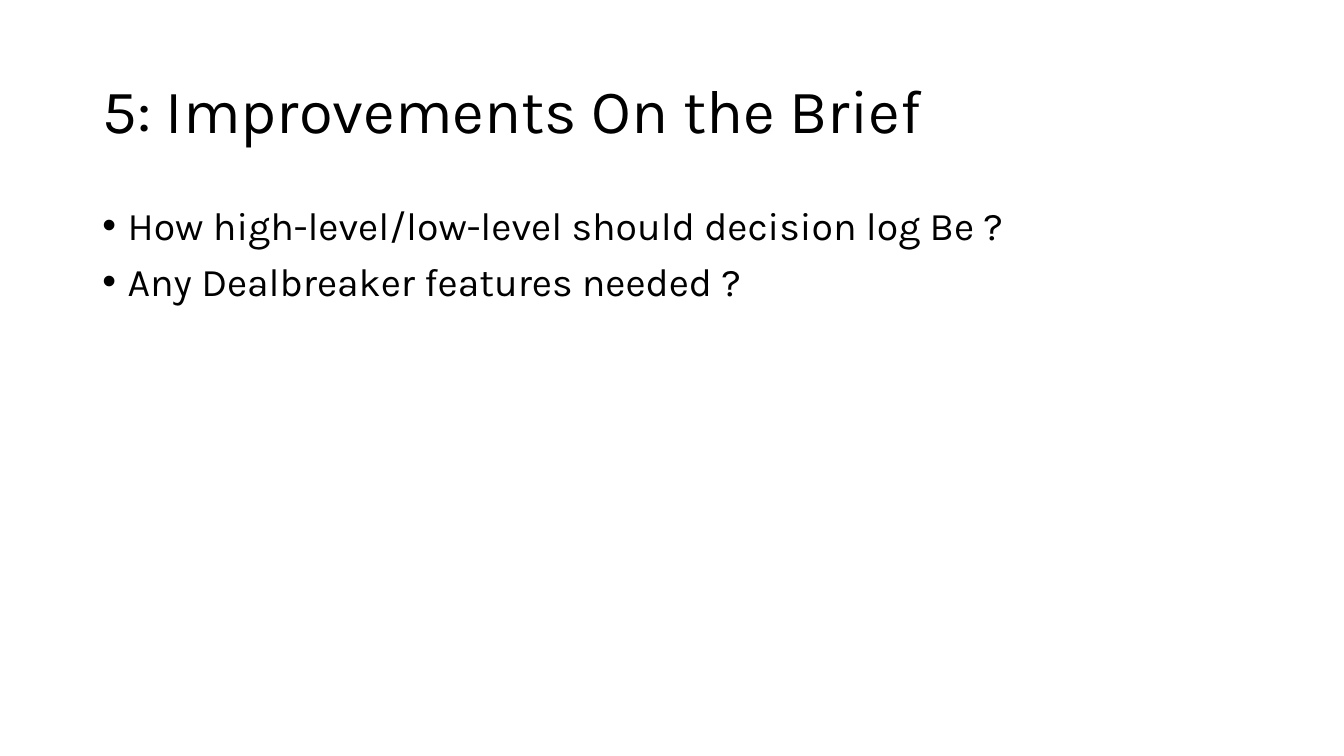
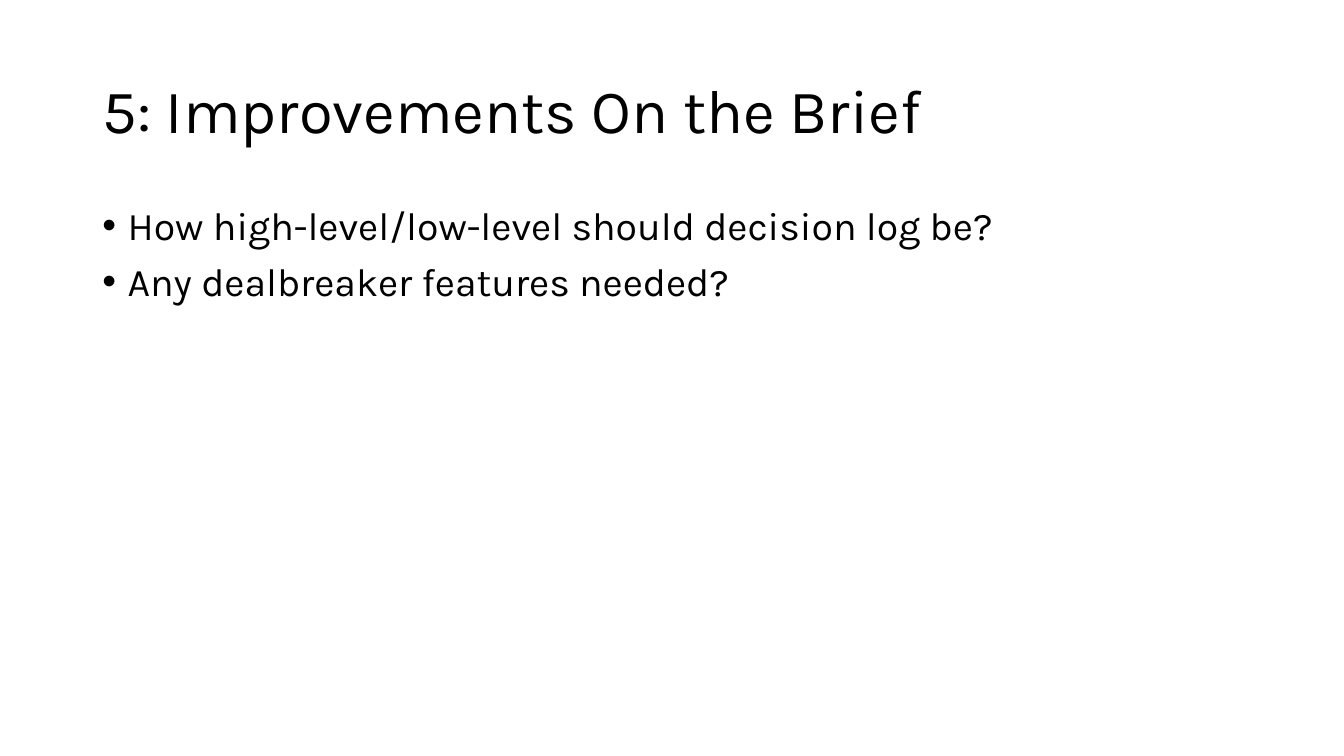
Before and after one commit to Arvin132/SS_takehome, a slide deck: slide 9 of Swish Solar Take home assessment, Interview stage.pptx. Drawn at 1344x756 pixels with LibreOffice and Linux fonts; fonts in the diff are those of the drawing. Boxes give left, top, right and bottom in pixels: in the first picture for what was removed or moved away, otherwise in the second. Text is boxed around its words. In the diff, an @@ line names an element or a change of style, - is before the commit and + after.

```diff
--- a/Swish Solar Take home assessment, Interview stage.pptx
+++ b/Swish Solar Take home assessment, Interview stage.pptx
@@ text at [128,211,993,306]: text changed @@
-• How high-level/low-level should decision log Be ?
-• Any Dealbreaker features needed ?
+• How high-level/low-level should decision log be?
+• Any dealbreaker features needed?
```
Also in this commit, not shown: 6 other slides changed, 1 other file.
